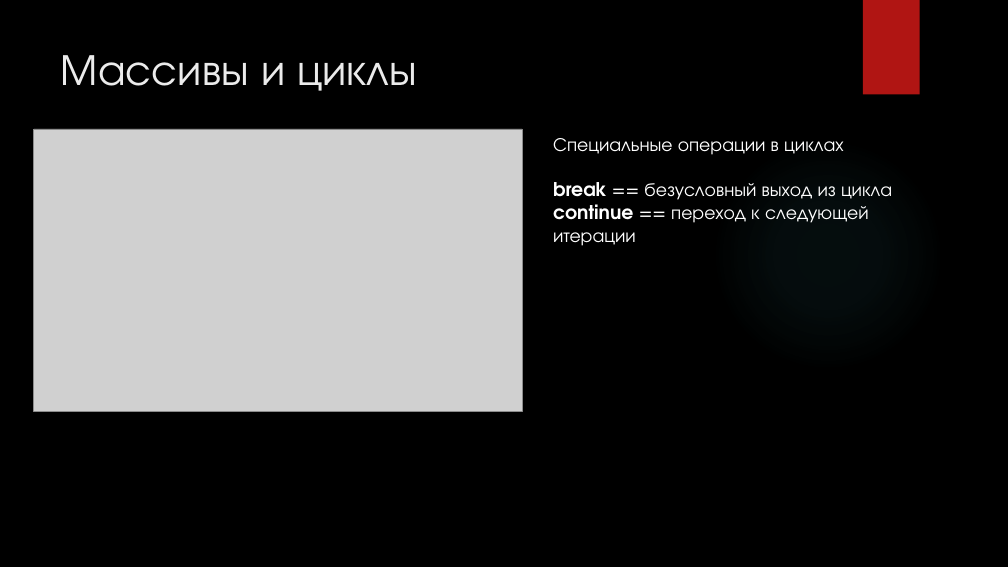
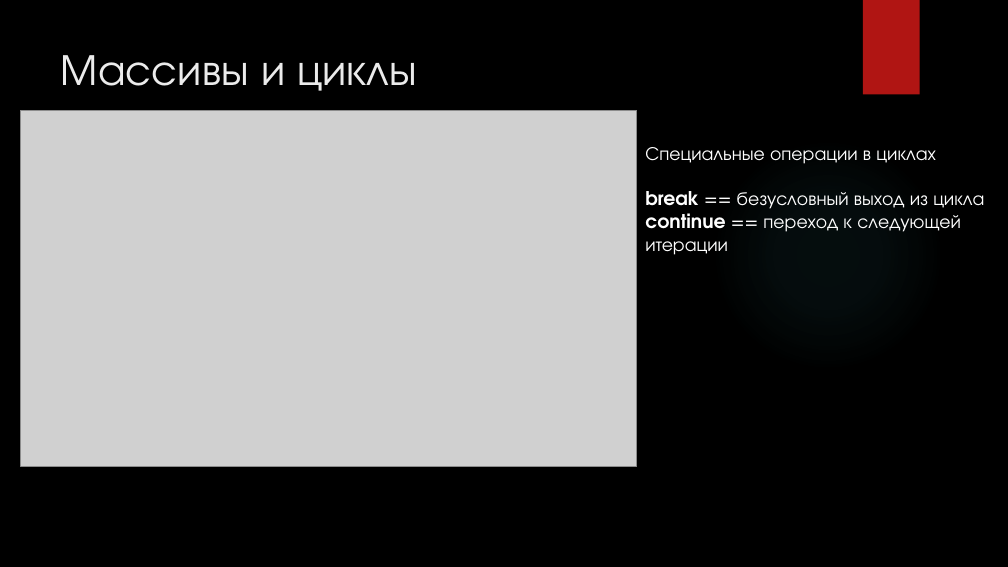
Before and after one commit to cansat-rsce/Organisation, a slide deck: slide 22 of лекции/Лекция2. Программирование на языке С (продолжение).pptx (slide 17 before the commit). Drawn at 1008x567 pixels with LibreOffice and Linux fonts; fonts in the diff are those of the drawing; grey boxes stand for pictures; background and template pictures are left out. Boxes give left, top, right and bottom in pixels: in the first picture for what was removed or moved away, otherwise in the second. Text is boxed around its words. In the diff, an @@ line names an element or a change of style, - is before the commit and + after.

```diff
--- a/лекции/Лекция2. Программирование на языке С (продолжение).pptx
+++ b/лекции/Лекция2. Программирование на языке С (продолжение).pptx
@@ picture: place and size @@
-picture at [34, 129, 523, 412]
+picture at [20, 110, 637, 467]
@@ text "Специальные операции в циклах": place and size @@
-text "Специальные операции в циклах" at [553, 138, 892, 246]
+text "Специальные операции в циклах" at [645, 147, 984, 255]
```
Also in this commit, not shown: 11 other slides changed, 28 slides added, 1 other file.
